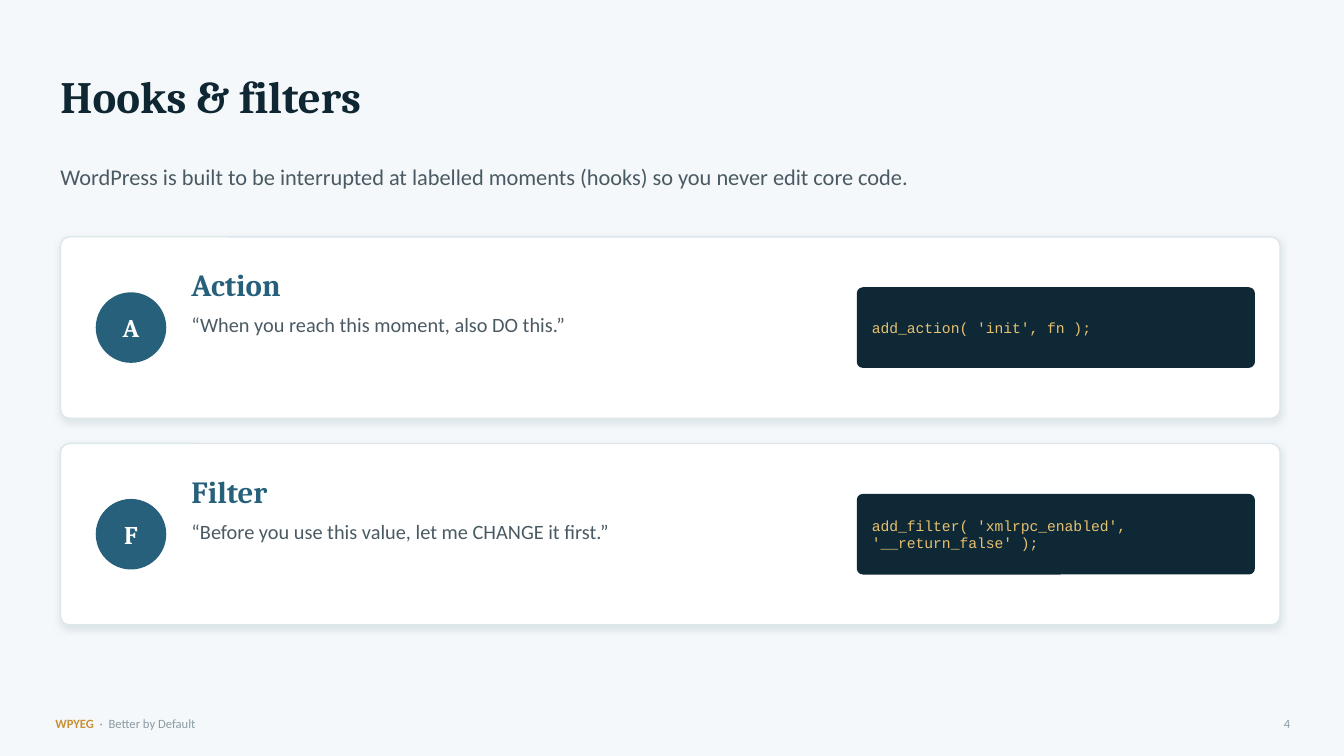
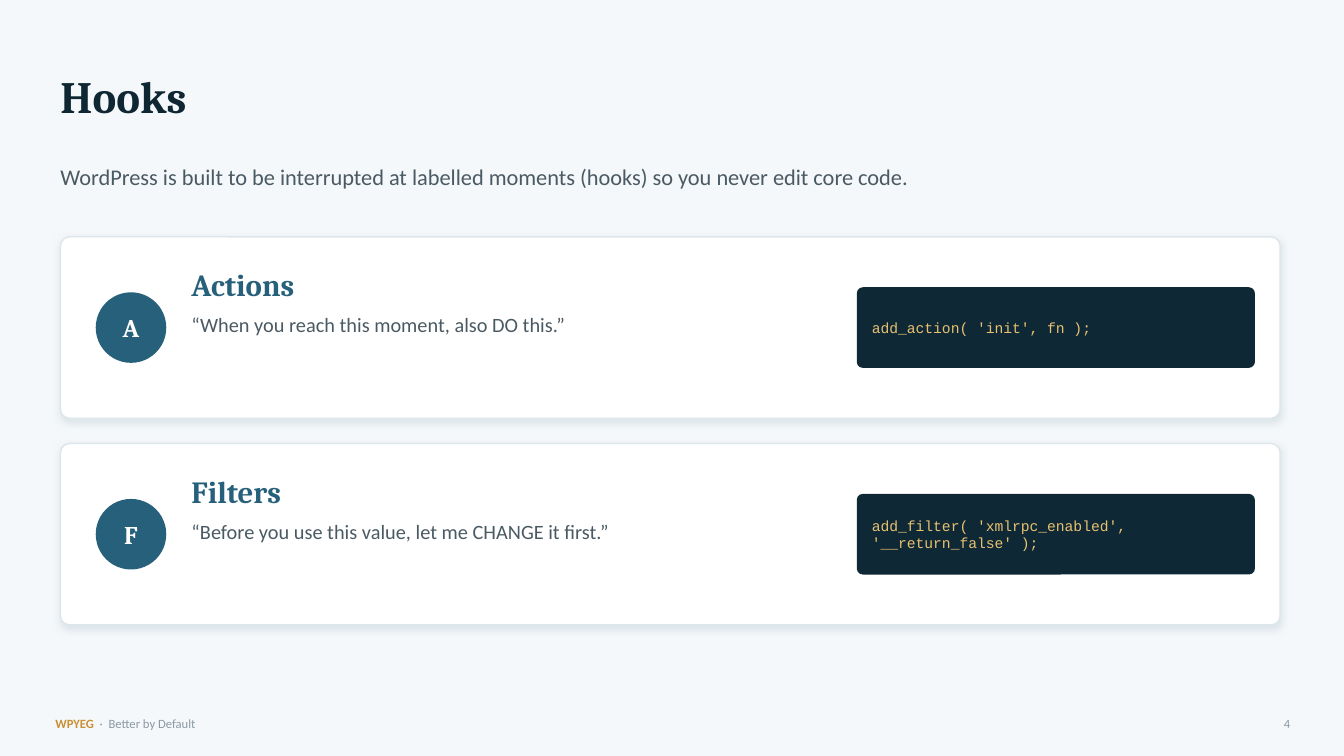
Before and after one commit to WPYEG/Better-by-Default, a slide deck: slide 4 of workshop/Better-by-Default.pptx. Drawn at 1344x756 pixels with LibreOffice and Linux fonts; fonts in the diff are those of the drawing. Boxes give left, top, right and bottom in pixels: in the first picture for what was removed or moved away, otherwise in the second. Text is boxed around its words. In the diff, an @@ line names an element or a change of style, - is before the commit and + after.

```diff
--- a/workshop/Better-by-Default.pptx
+++ b/workshop/Better-by-Default.pptx
@@ text at box(60, 82, 186, 114): text changed @@
-Hooks & filters
+Hooks
@@ text at box(191, 274, 294, 297): text changed @@
-Action
+Actions
@@ text at box(191, 481, 281, 504): text changed @@
-Filter
+Filters
```
Also in this commit, not shown: 3 other slides changed, 3 other files.
